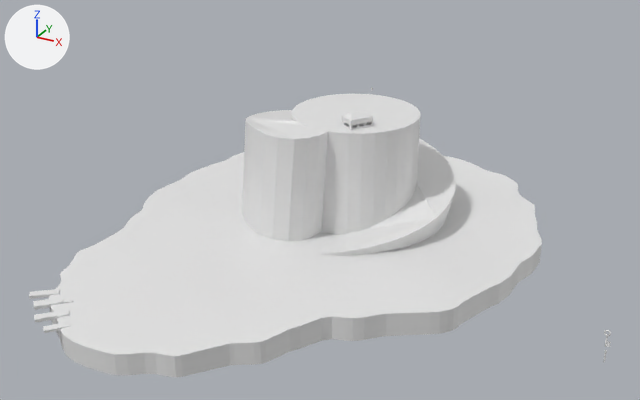
An edit to the Blender file Documentation/environment.blend, drawn before and after from the same camera.
Rendered twice from a 50 mm lens placed at (255.0, -480.0, 289.0), pointed at (-2.0, -12.0, 55.0). Lighting does not change. The marker at upper left points along +X, +Y and +Z.

Script lines for the objects in view, before the commit:
```python
ob_cabin = bpy.data.objects.new('Cabin', me_cube_002)
ob_cabin.location = (3.7, 28.4, 98.6)
ob_cabin.rotation_euler = (0.0, 0.0, -0.546)  # degrees (0, 0, -31)
ob_cabin.scale = (5.5, 8.5, 3.53)
ob_cave = bpy.data.objects.new('Cave', me_plane)
ob_cave.location = (8.1, 36.7, 34.3)
ob_cave.rotation_euler = (0.0, 0.0, 0.111)  # degrees (0, 0, 6.4)
ob_docks = bpy.data.objects.new('Docks', me_cube_007)
ob_docks.location = (-87.8, -169.4, 18.0)
ob_docks.rotation_euler = (0.0, 0.0, 0.877)  # degrees (0, 0, 50)
ob_docks.scale = (7.44, 2.58, 0.711)
ob_ground = bpy.data.objects.new('Ground', me_plane_001)
ob_ground.location = (-22.8, 15.6, 14.7)
ob_ground.scale = (7.5, 7.5, 5.0)
ob_lighthouse = bpy.data.objects.new('Lighthouse', me_cylinder_004)
ob_lighthouse.location = (-27.8, 65.0, 139.6)
ob_lighthouse.scale = (0.1, 0.1, 3.5)
ob_spiral = bpy.data.objects.new('Spiral', me_spiral_002)
ob_spiral.location = (-11.4, 56.0, 49.7)
ob_spiral.rotation_euler = (0.0, 0.0, -1.409)  # degrees (0, 0, -81)
ob_spiral.scale = (7.5, 7.5, 5.83)
```
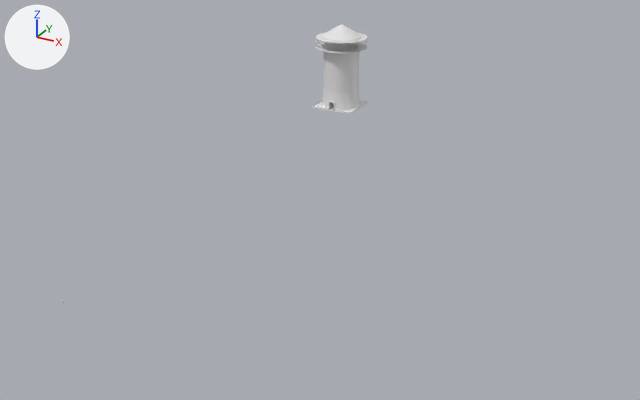
Pixel boxes [x1, y1, x2, y2] of what changed, in the pictures (640 x 400 px):
'Ground', hidden: before [49, 152, 542, 378]
'Spiral', hidden: before [242, 94, 456, 256]
'Lighthouse', shown: after [313, 24, 369, 114]
'Docks', hidden: before [29, 289, 74, 333]
'Cabin', hidden: before [342, 111, 373, 130]
part 1 of me_cylinder_004, built on: after [316, 32, 367, 110]

Diff of the bpy script that builds the scene:
```diff
--- a/Documentation/environment.blend.py
+++ b/Documentation/environment.blend.py
@@ me_cylinder_004 @@
 # used by ob_lighthouse; location = (-27.8, 65.0, 139.6); scale = (0.1, 0.1, 3.5)
-me_cylinder_004.from_pydata(...)  # 2418 vertices, 1376 faces; spans x -180.0..180.0, y -179.0..181.0, z -13.0..4.0
+me_cylinder_004.from_pydata(...)  # 3778 vertices, 2127 faces; spans x -180.0..180.0, y -179.0..181.0, z -13.0..4.0
+# me_cylinder_004 part 1
+# 13 vertices are removed from x -13.0..11.0, y -142.0..-134.0, z -13.0..-12.0
+# 89 faces are deleted
+# 1 vertex moves from x -13.0, y -134.0, z -12.0 to x -4.0, y -138.0, z -13.0
+# 254 vertices are added at x -140.0..140.0, y -146.0..141.0, z -13.0..2.0
+# 31 new vertices lie (0.0, 0.0, 12.0) away from vertices in x -121.0..119.0, y -120.0..117.0, z -13.0
+# 262 new faces join them
@@ ob_ground @@
 _m = ob_ground.modifiers.new('Boolean.001', 'BOOLEAN')
 _m.object = ob_cube_001
+ob_ground.hide_set(True)
@@ ob_spiral @@
 _m = ob_spiral.modifiers.new('Boolean', 'BOOLEAN')
 _m.object = ob_cube
+ob_spiral.hide_set(True)
@@ ob_lighthouse @@
 ob_lighthouse.scale = (0.1, 0.1, 3.5)
-ob_lighthouse.hide_set(True)
@@ ob_cabin @@
 ob_cabin.scale = (5.5, 8.5, 3.53)
+ob_cabin.hide_set(True)
@@ ob_cave @@
 _m = ob_cave.modifiers.new('Boolean', 'BOOLEAN')
 _m.object = ob_cube
+ob_cave.hide_set(True)
@@ ob_docks @@
 ob_docks.scale = (7.44, 2.58, 0.711)
+ob_docks.hide_set(True)
```
